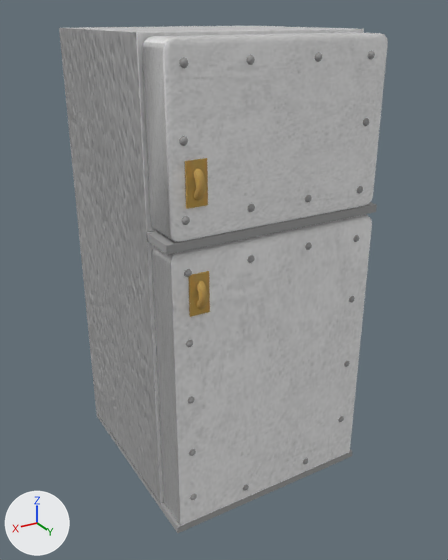
Renders of the OBJ model ProyectoFinal/ProyectoFinal/Models/Merry/refrigerador/refri_completo.obj from each side of a commit.
Camera for both pictures: a 50 mm camera at (5.69, 6.1, 4.24) aimed at (1.53, -0.83, 0.77). The lights are fixed; the arrows at lower left show +X, +Y and +Z. Where no turn or scale is listed for an object, it has been applied to the vertices.

Objects in the first picture: 'refri_completo'.
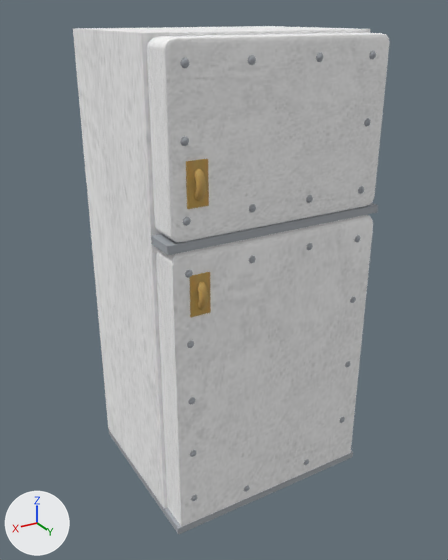
The newer file is also rescaled (x0.31), turned or shifted as a whole; pictures and numbers use the older file's frame.

Where the change shows, as pixel boxes [x1, y1, x2, y2] in the pictures (448 x 560 px; the box of a moved part takes in the faces that stretch with it):
'refri_completo', reshaped: before [59, 26, 388, 533]; after [73, 26, 390, 534]
part 1 of me_refri_completo, moved or reshaped: before [152, 214, 372, 526]; after [156, 215, 373, 527]
part 2 of me_refri_completo, moved or reshaped: before [142, 32, 388, 242]; after [147, 33, 390, 242]
part 3 of me_refri_completo, moved or reshaped: before [59, 26, 364, 503]; after [73, 26, 370, 509]
part 4 of me_refri_completo, added: after [109, 431, 353, 534]
part 5 of me_refri_completo, rebuilt: before [147, 202, 377, 254]; after [151, 203, 378, 255]
part 6 of me_refri_completo, moved or reshaped: before [96, 50, 375, 533]; after [180, 51, 376, 501]

What changed in the scene script:
```text
Add img_aluminio_jpg:
    img_aluminio_jpg = load_image('aluminio.jpg', 'aluminio.jpg', 512, 512, 'sRGB')
Add img_aluminio_s_jpg:
    img_aluminio_s_jpg = load_image('aluminio_s.jpg', 'aluminio_s.jpg', 512, 512, 'sRGB')
Add img_gold_s_jpg:
    img_gold_s_jpg = load_image('gold_s.jpg', 'gold_s.jpg', 512, 512, 'sRGB')
Add mat_refri_completo_lambert3sg3:
    mat_refri_completo_lambert3sg3 = principled_material('refri_completo_lambert3SG3')
    mat_refri_completo_lambert3sg3.texture = img_refri_textura2_jpg
    mat_refri_completo_lambert3sg3.roughness = 1.0
Add mat_refri_completo_phong1sg1:
    mat_refri_completo_phong1sg1 = bpy.data.materials.new('refri_completo_phong1SG1')
    # uses the picture img_aluminio_jpg
    # uses the picture img_aluminio_s_jpg
Add mat_refri_completo_phong2sg1:
    mat_refri_completo_phong2sg1 = bpy.data.materials.new('refri_completo_phong2SG1')
    # uses the picture img_gold_jpg
    # uses the picture img_gold_s_jpg
Change me_refri_completo:
    used by ob_refri_completo; location = (0.0, 0.0, 0.0)
    remove me_refri_completo.from_pydata(...)  # 9408 vertices, 9756 faces; spans x 0.03..3.03, y -2.52..0.61, z -2.02..4.06
    remove me_refri_completo.materials.append(mat_lambert2sg)  # picture img_gris_metalico_jpg
    remove me_refri_completo.materials.append(mat_lambert3sg)
    remove me_refri_completo.materials.append(mat_lambert4sg)  # picture img_gold_jpg
    add me_refri_completo.from_pydata(...)  # 9408 vertices, 9756 faces; spans x 0.03..3.03, y -1.96..0.61, z -2.02..4.06
    me_refri_completo part 1: the loose piece of 20 vertices spanning x 0.08..2.98, y -0.01..0.48, z -1.93..1.88 is scaled about its middle by (1, 0.823, 1), then moved by (0.0, 0.07, 0.0), in mat_refri_completo_lambert3sg3 (picture img_refri_textura2_jpg)
    me_refri_completo part 2: the loose piece of 96 vertices spanning x 0.08..2.98, y -0.02..0.48, z 1.98..4.03 is scaled about its middle by (1, 0.823, 1), then moved by (0.0, 0.07, 0.0), in mat_refri_completo_lambert3sg3 (picture img_refri_textura2_jpg)
    me_refri_completo part 3: the loose piece of 62 vertices spanning x 0.03..3.03, y -2.52..0.0, z -1.94..4.06 is scaled about its middle by (1, 0.823, 1), then moved by (0.0, 0.33, 0.0), in mat_refri_completo_lambert3sg3 (picture img_refri_textura2_jpg)
    me_refri_completo part 4: a new loose piece, a box spanning x 0.03..3.03, y -1.96..0.51, z -2.02..-1.92, in mat_refri_completo_phong1sg1
    me_refri_completo part 5: the loose piece of 8 vertices spanning x 0.03..3.03, y -0.02..0.48, z 1.88..1.98 is rebuilt with 8 vertices and now spans x 0.03..3.03, y 0.09..0.5, z 1.88..1.98
    me_refri_completo part 6: 497 vertices moved within x 0.28..2.83, y 0.47..0.58, z -1.79..3.85; 7534 vertices removed from x 0.03..3.03, y -2.51..0.6, z -2.02..3.85; 7526 vertices added at x 0.25..2.84, y 0.39..0.61, z -1.8..3.85
    add me_refri_completo.materials.append(mat_refri_completo_lambert3sg3)  # picture img_refri_textura2_jpg
    add me_refri_completo.materials.append(mat_refri_completo_phong2sg1)
    add me_refri_completo.materials.append(mat_refri_completo_phong1sg1)
```
